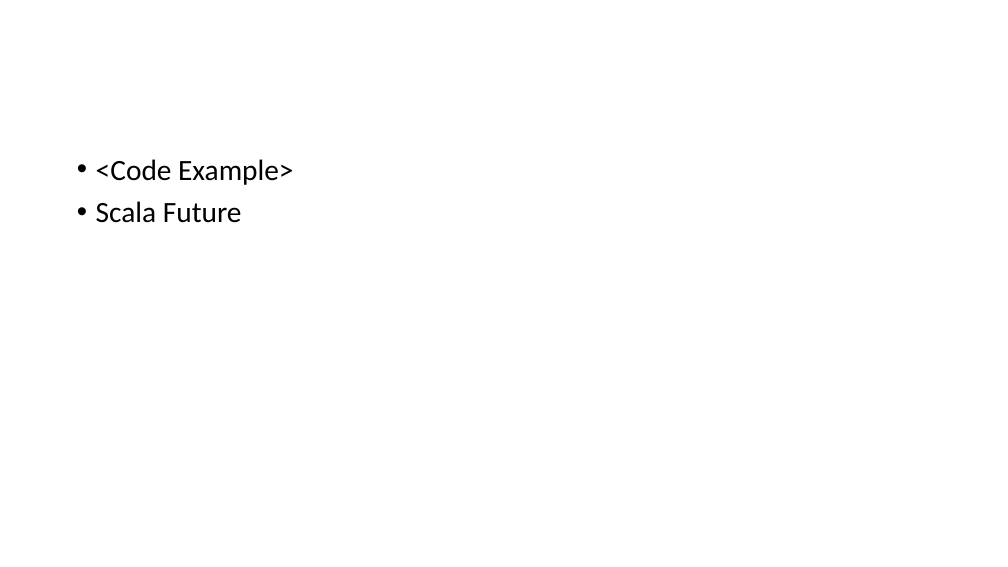
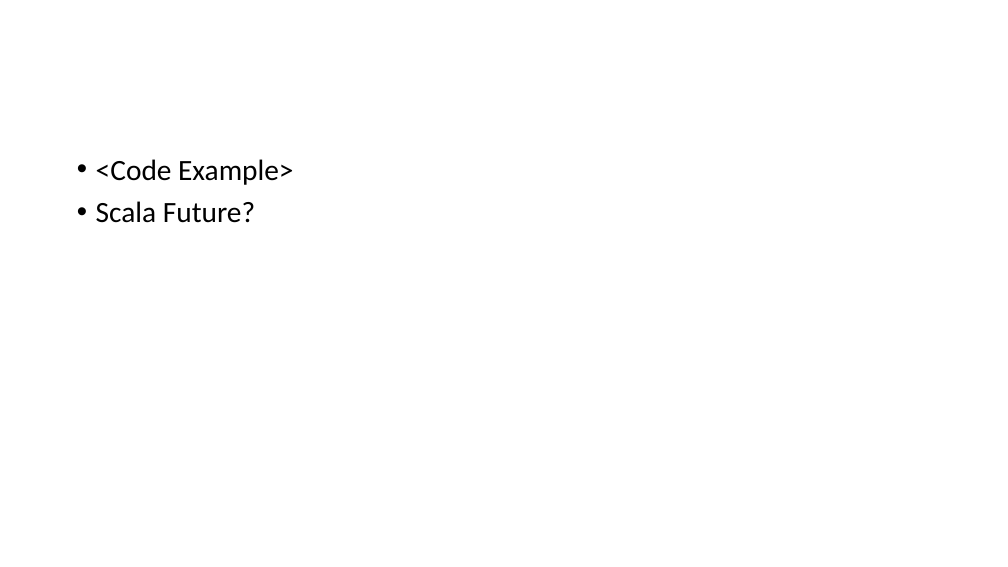
Before and after one commit to segidev/htwg.se.awol, a slide deck: slide 14 of Projektpräsentation SE.pptx. Drawn at 1008x567 pixels with LibreOffice and Linux fonts; fonts in the diff are those of the drawing; background and template pictures are left out. Boxes give left, top, right and bottom in pixels: in the first picture for what was removed or moved away, otherwise in the second. Text is boxed around its words. In the diff, an @@ line names an element or a change of style, - is before the commit and + after.

```diff
--- a/Projektpräsentation SE.pptx
+++ b/Projektpräsentation SE.pptx
@@ text at <box>96,201,255,223</box>: text changed @@
-• Scala Future
+• Scala Future?
```
Also in this commit, not shown: 2 other slides changed.
